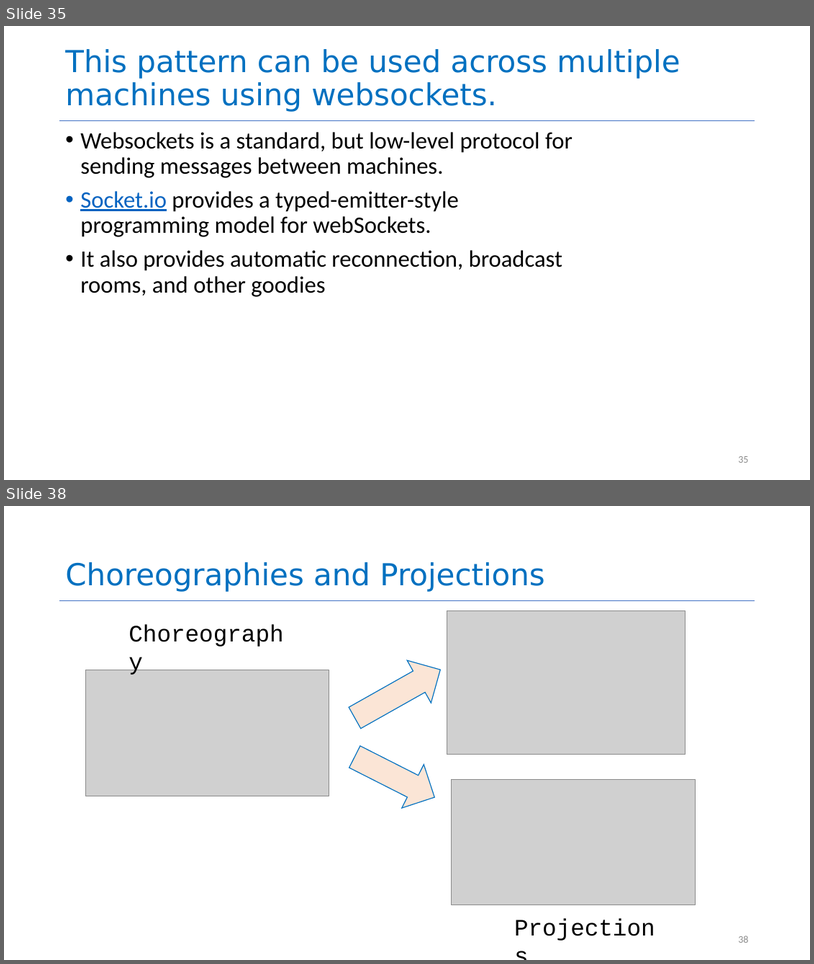
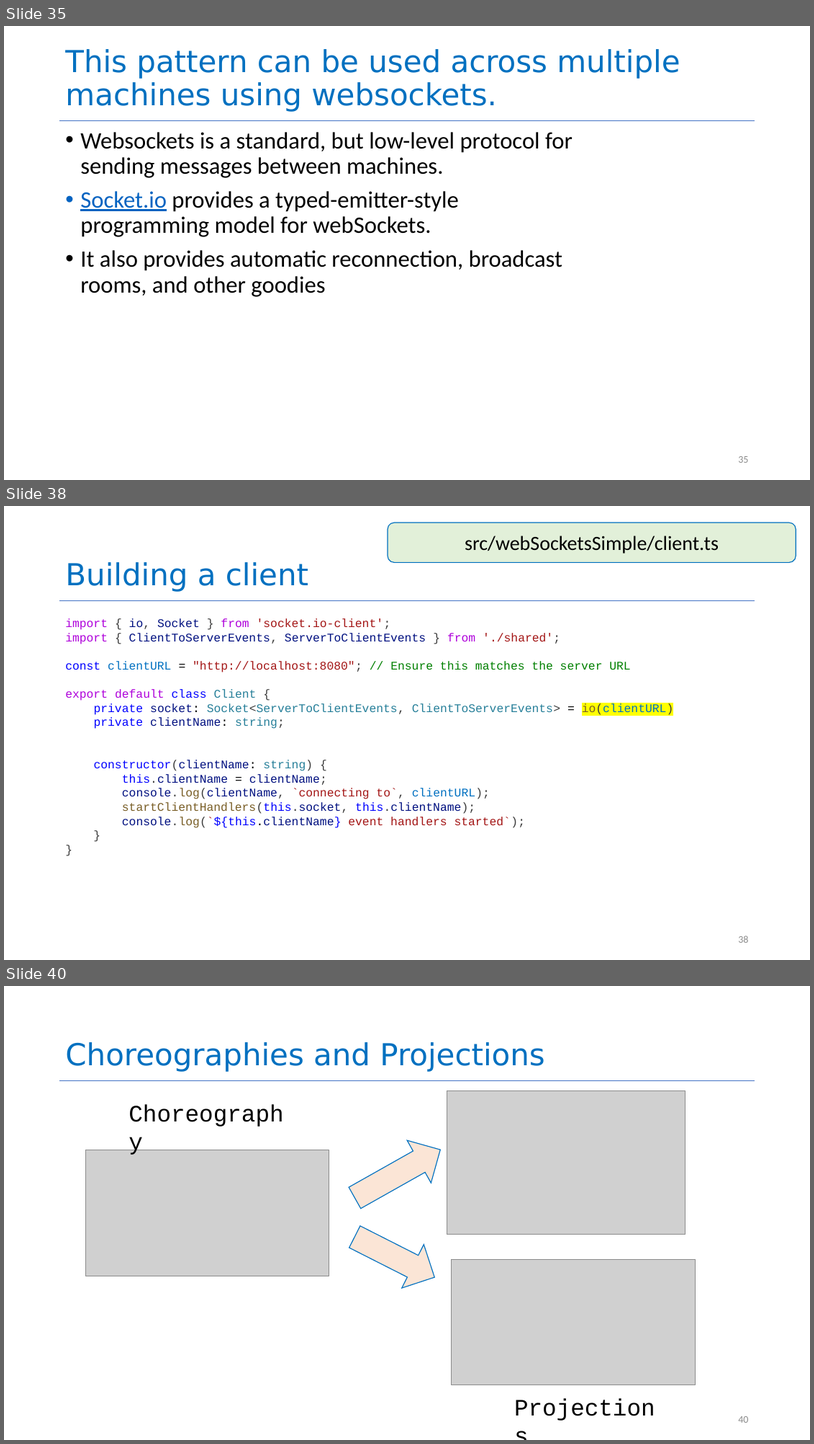
Before and after one commit to yashburshe/CS4530-Fall-2025, a slide deck: Slides/Module 05 Interaction-Level Design Patterns.pptx. Shown one above the other, each under a label of ours: slides 35 and 38 before the commit, slides 35, 38 and 40 after it; the slides between them are not shown. The pictures are 814x964 and 814x1444 pixels, drawn with LibreOffice and Linux fonts; fonts in the diff are those of the drawing; grey boxes stand for pictures. Boxes give left, top, right and bottom in pixels: in the first picture for what was removed or moved away, otherwise in the second. Text is boxed around its words. In the diff, an @@ line names an element or a change of style, - is before the commit and + after.

```diff
--- a/Slides/Module 05 Interaction-Level Design Patterns.pptx
+++ b/Slides/Module 05 Interaction-Level Design Patterns.pptx
@@ slide 38 added at bbox=[4, 506, 810, 960], background #FFFFFF; not listed: 1 template element that a slide beside it also shows @@
@@ rounded rectangle added at bbox=[388, 523, 797, 562], fill #E2F0D9, outline #0070C0 1 pt, 24 pt, text #000000 @@
+src/webSocketsSimple/client.ts
@@ title added at bbox=[65, 562, 309, 592], 36 pt, text #0070C0 @@
+Building a client
@@ text added at bbox=[65, 618, 674, 828], 14 pt, text #001080 @@
+import { io, Socket } from 'socket.io-client';
+import { ClientToServerEvents, ServerToClientEvents } from './shared';
+const clientURL = "http://localhost:8080"; // Ensure this matches the server URL
+export default class Client {
+private socket: Socket<ServerToClientEvents, ClientToServerEvents> = io(clientURL)
+private clientName: string;
+constructor(clientName: string) {
+this.clientName = clientName;
+console.log(clientName, `connecting to`, clientURL);
+startClientHandlers(this.socket, this.clientName);
+console.log(`${this.clientName} event handlers started`);
+}
+}
@@ page number added at bbox=[738, 935, 748, 942], 12 pt, text #8C8C8C @@
+38
@@ what was slide 38 is now slide 40 @@
@@ page number at bbox=[738, 1416, 748, 1422]: text changed @@
-38
+40
```
Also in this commit, not shown: 15 slides changed, 1 other slide added, 1 other file.
